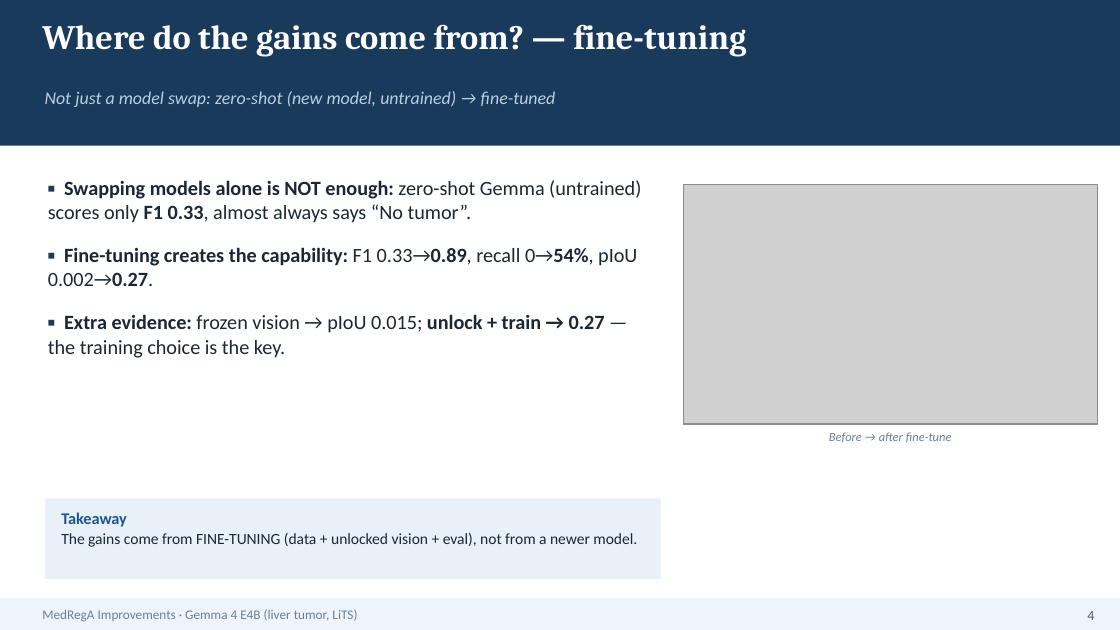
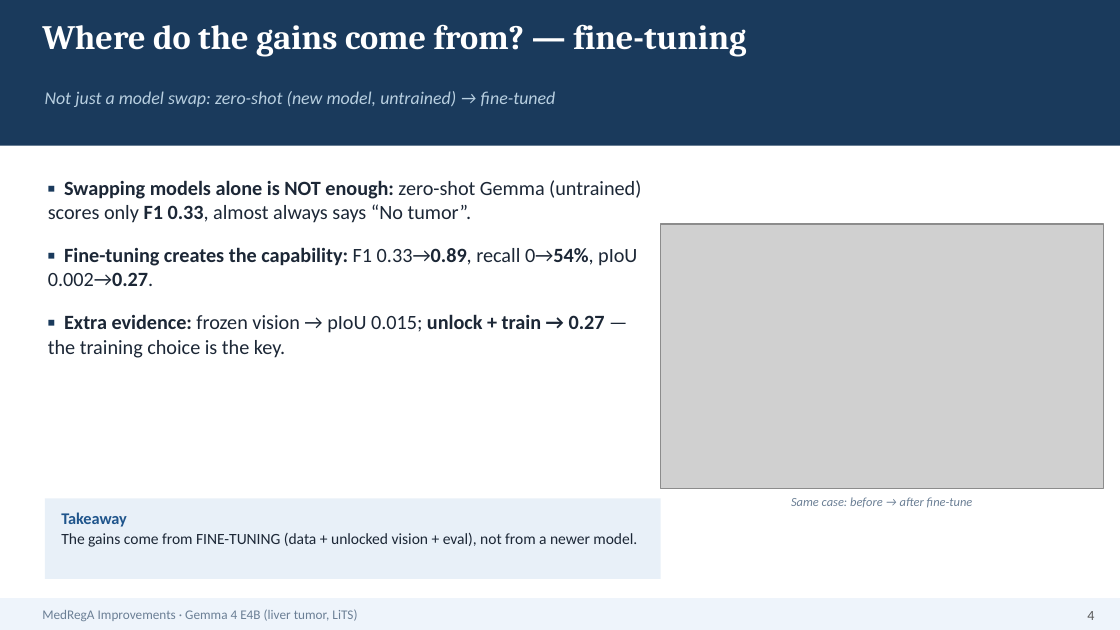
Before and after one commit to HatDuaa/medrega-liver-seminar, a slide deck: slide 4 of seminar/cai_tien/slides_5min_EN.pptx. Drawn at 1120x630 pixels with LibreOffice and Linux fonts; fonts in the diff are those of the drawing; grey boxes stand for pictures. Boxes give left, top, right and bottom in pixels: in the first picture for what was removed or moved away, otherwise in the second. Text is boxed around its words. In the diff, an @@ line names an element or a change of style, - is before the commit and + after.

```diff
--- a/seminar/cai_tien/slides_5min_EN.pptx
+++ b/seminar/cai_tien/slides_5min_EN.pptx
@@ picture: place and size @@
-picture at [683, 185, 1098, 424]
+picture at [661, 224, 1103, 488]
@@ text at [791, 497, 973, 508]: text changed @@
-Before → after fine-tune
+Same case: before → after fine-tune
```
Also in this commit, not shown: 1 other slide changed, 5 other files.
